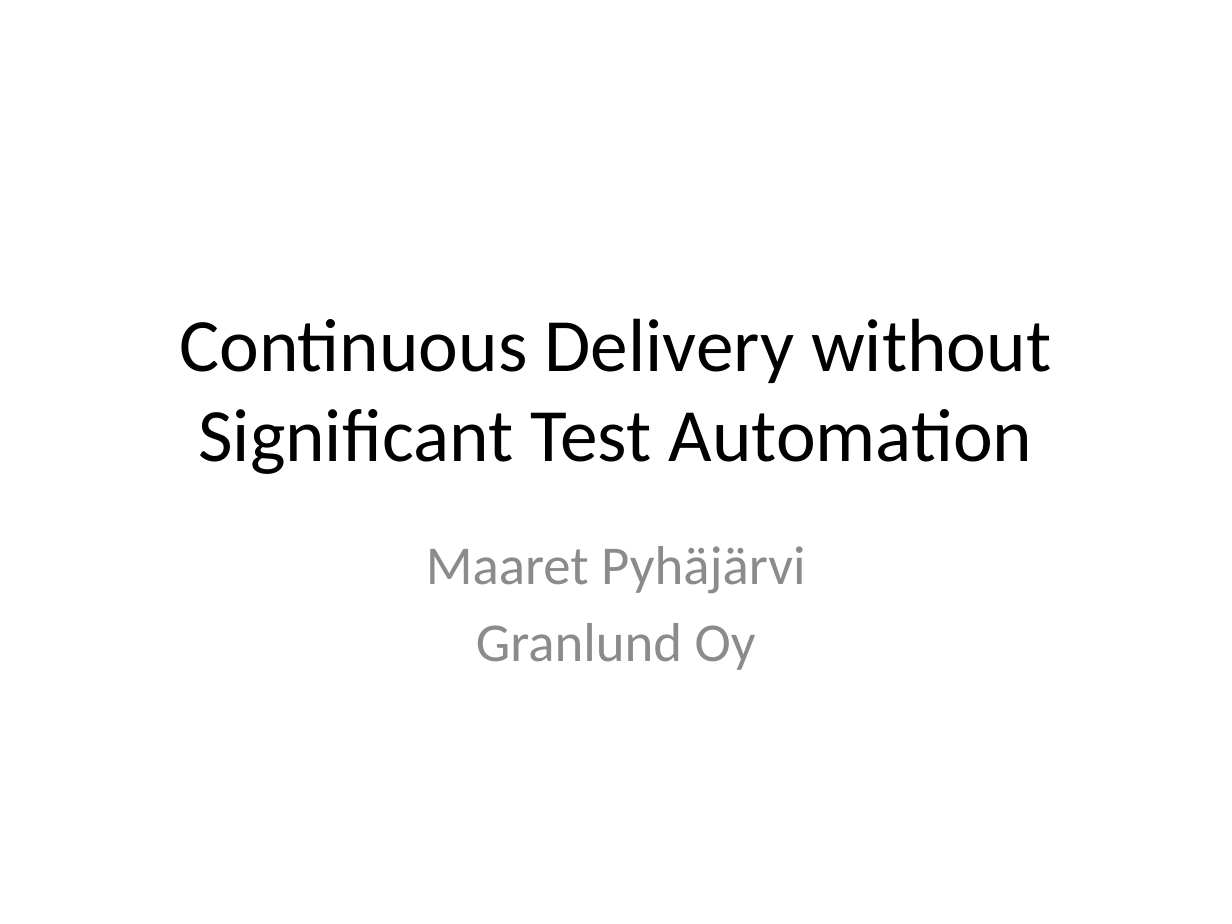
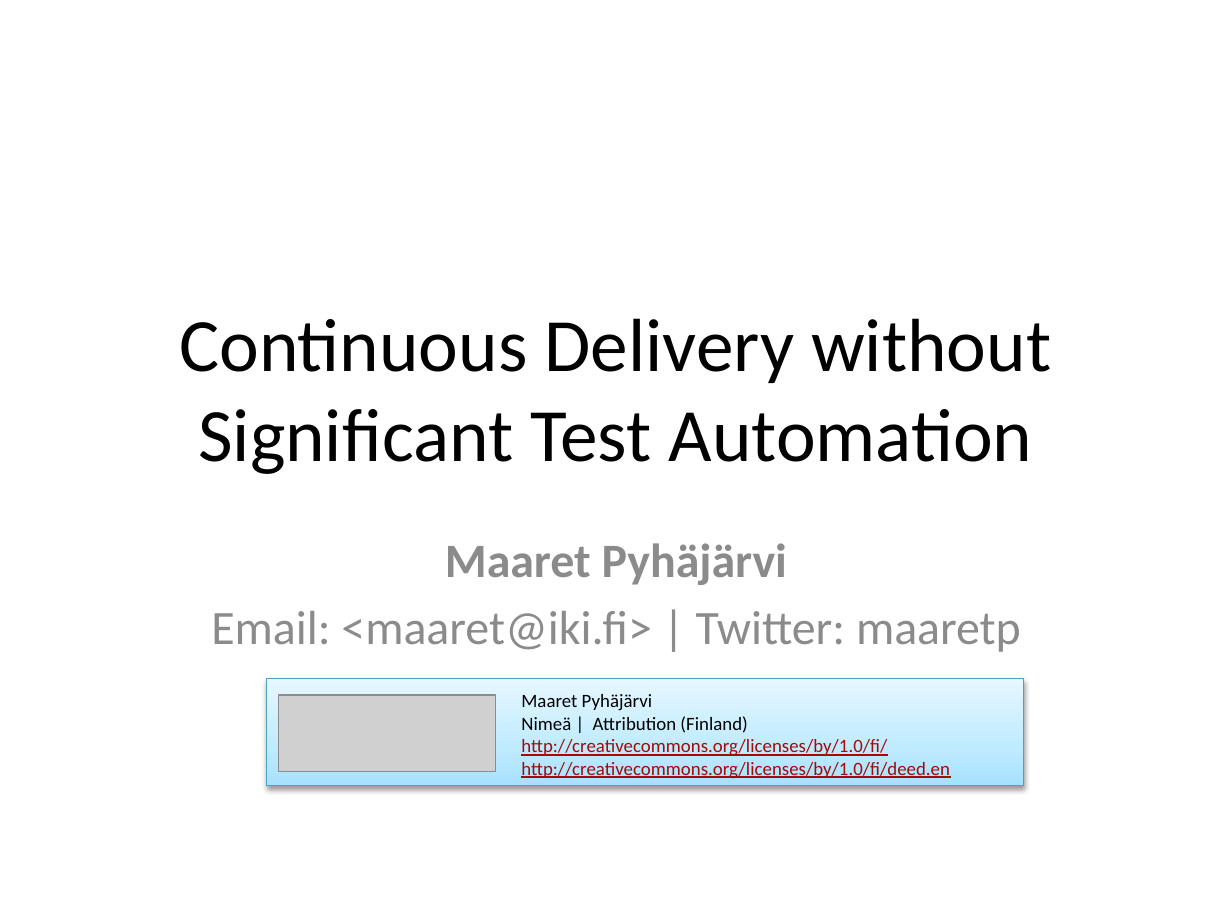
Before and after one commit to maaretp/ContinuousDeliveryTalk, a slide deck: slide 1 of ContinuousDeliveryWithoutSignificantTestAutomation.pptx. Drawn at 1232x924 pixels with LibreOffice and Linux fonts; fonts in the diff are those of the drawing; grey boxes stand for pictures. Boxes give left, top, right and bottom in pixels: in the first picture for what was removed or moved away, otherwise in the second. Text is boxed around its words. In the diff, an @@ line names an element or a change of style, - is before the commit and + after.

Commit message:
Updated title slide.

```diff
--- a/ContinuousDeliveryWithoutSignificantTestAutomation.pptx
+++ b/ContinuousDeliveryWithoutSignificantTestAutomation.pptx
@@ subtitle at bbox=[445, 543, 787, 585]: size 32 to 28 pt, bold on in "Maaret Pyhäjärvi" @@
@@ subtitle at bbox=[211, 611, 1021, 652]: text changed; size 32 to 28 pt @@
-Granlund Oy
+Email: <maaret@iki.fi> | Twitter: maaretp
@@ rectangle added at bbox=[267, 679, 1024, 786], fill gradient #A7E2FF to #C0EAFF to #E7F7FF, outline #4CA4C0 0.75 pt @@
@@ picture added at bbox=[278, 695, 495, 771] @@
@@ text added at bbox=[521, 694, 950, 779], 11 pt, text #A40A06, underline @@
+Maaret Pyhäjärvi
+Nimeä | Attribution (Finland)
+  http://creativecommons.org/licenses/by/1.0/fi/
+  http://creativecommons.org/licenses/by/1.0/fi/deed.en
```
